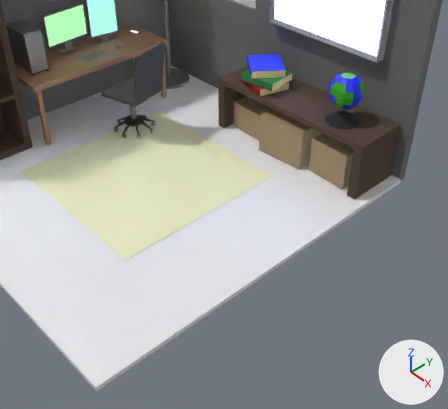
One commit to the Blender file static/blender/portfolioOptimized2.blend: the scene before it, then after it.
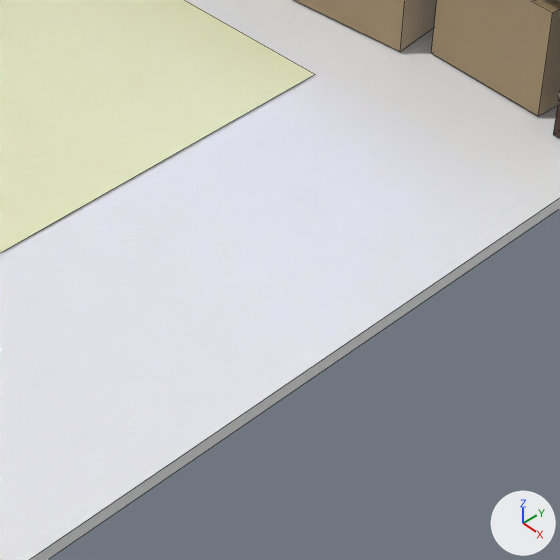
Each version is shown from a 50 mm lens placed at (4.809, -3.25, 4.007), pointed at (1.251, 0.072, 0.279), then close up on the part from 39% to 78% of the width and 38% to 80% of the height. The lights are fixed; the arrows at lower right show +X, +Y and +Z. The close-ups show mesh edges as thin lines.

Objects in the first close-up: 'displayBenchBoxes', 'floor', 'rug'.
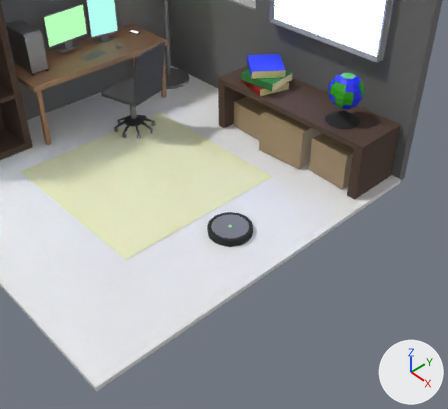
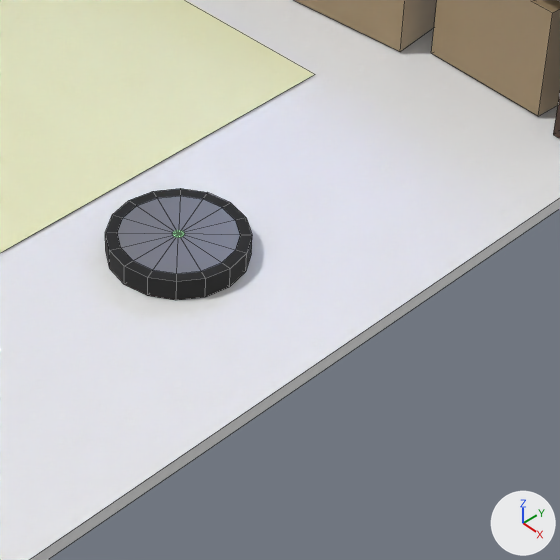
Commit message: Got roomba to work

Scene script edits in JSON lines:
```json
{"op": "add", "block": "me_cylinder_004", "code": ["me_cylinder_004 = bpy.data.meshes.new('Cylinder.004')", "me_cylinder_004.from_pydata(...)  # 66 vertices, 80 faces; spans x -1.0..1.0, y -1.0..1.0, z -1.0..1.0", "# faces by material slot: [48, 16, 16]", "me_cylinder_004.materials.append(mat_chairplastic)  # black #272727", "me_cylinder_004.materials.append(mat_desktopmetal)  # grey #a3a3a3", "me_cylinder_004.materials.append(mat_monitorlight_001)  # green #b5ffba"]}
{"op": "add", "block": "ob_roomba", "code": ["ob_roomba = bpy.data.objects.new('roomba', me_cylinder_004)", "ob_roomba.location = (1.401, 0.017, 0.087)", "ob_roomba.scale = (0.225, 0.225, 0.0359)"]}
```

Pixel boxes [x1, y1, x2, y2] of what changed, in the close-ups (560 x 560 px):
```json
{"object": "roomba", "change": "added", "after": [105, 188, 252, 300], "faces in mat_desktopmetal (grey #a3a3a3)": [117, 196, 240, 274], "faces in mat_chairplastic (black #272727)": [105, 188, 252, 300]}
```
